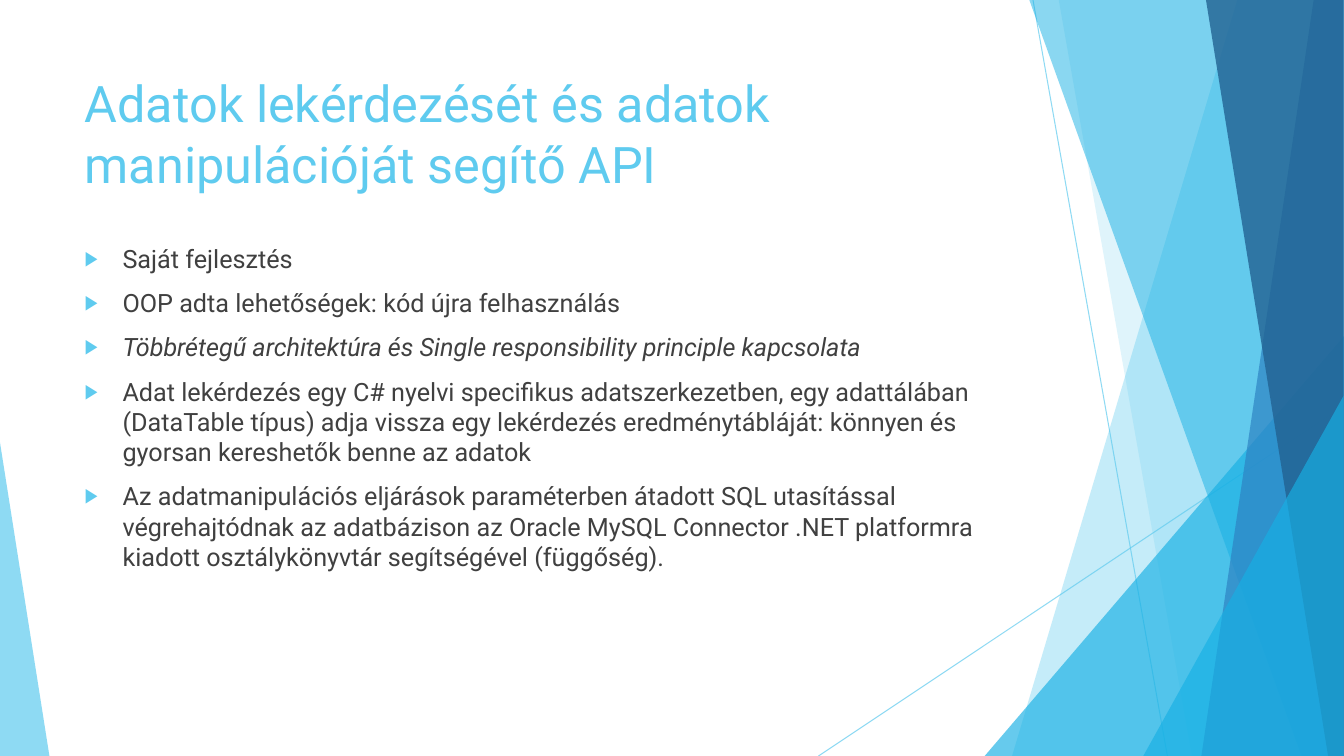
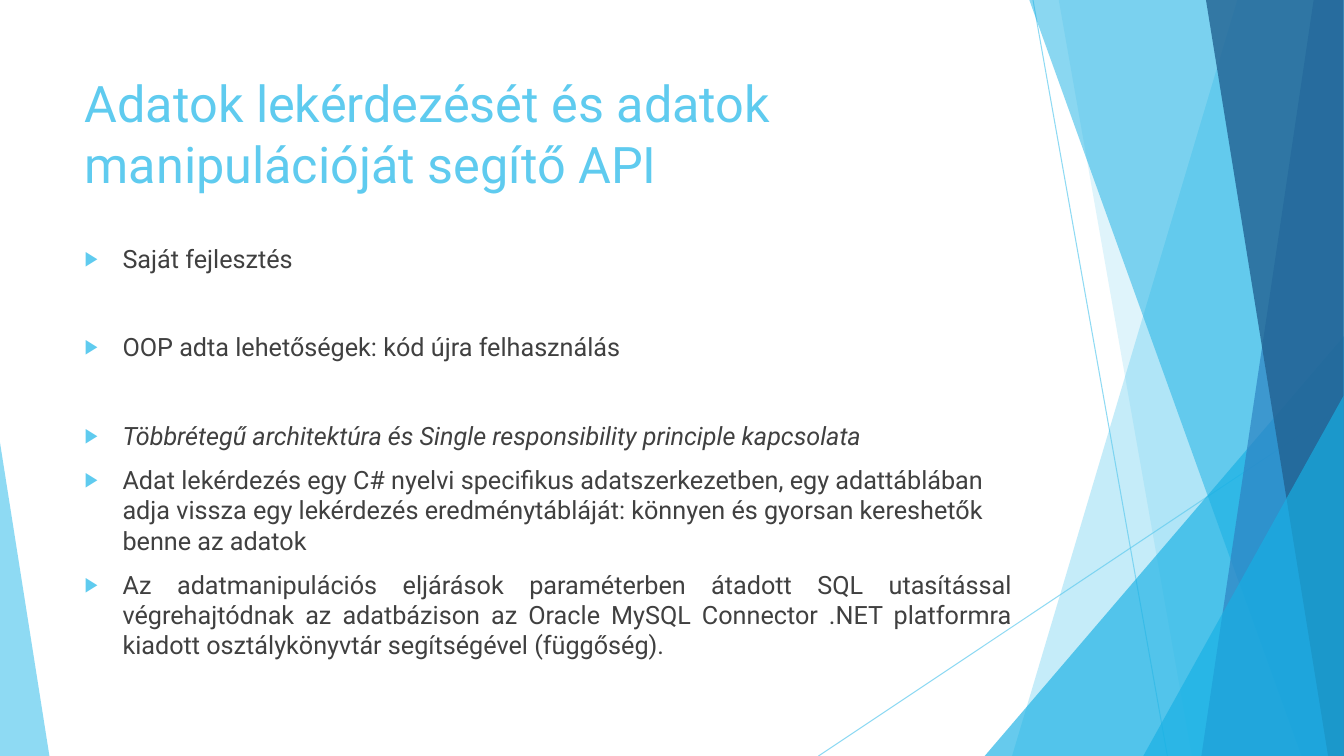
Before and after one commit to jbence1994/Virtual-Receptionist-projection, a slide deck: slide 9 of documentation/VR.pptx (slide 7 before the commit). Drawn at 1344x756 pixels with LibreOffice and Linux fonts; fonts in the diff are those of the drawing. Boxes give left, top, right and bottom in pixels: in the first picture for what was removed or moved away, otherwise in the second. Text is boxed around its words. In the diff, an @@ line names an element or a change of style, - is before the commit and + after.

```diff
--- a/documentation/VR.pptx
+++ b/documentation/VR.pptx
@@ text at (x1=123, y1=470, x2=983, y2=551): text changed @@
-▶ Adat lekérdezés egy C# nyelvi specifikus adatszerkezetben, egy adattálában (DataTable típus) adja vissza egy lekérdezés eredménytábláját: könnyen és gyorsan kereshetők benne az adatok
+▶ Adat lekérdezés egy C# nyelvi specifikus adatszerkezetben, egy adattáblában adja vissza egy lekérdezés eredménytábláját: könnyen és gyorsan kereshetők benne az adatok
@@ text at (x1=123, y1=575, x2=1012, y2=660): alignment left to justified @@
```
Also in this commit, not shown: 6 other slides changed, 3 slides added, 2 slides removed.
